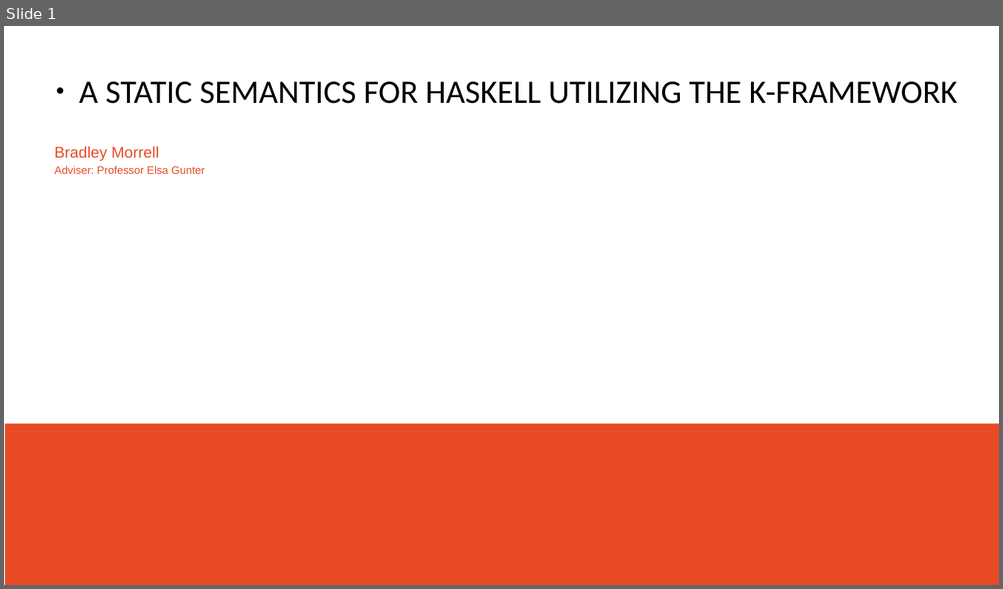
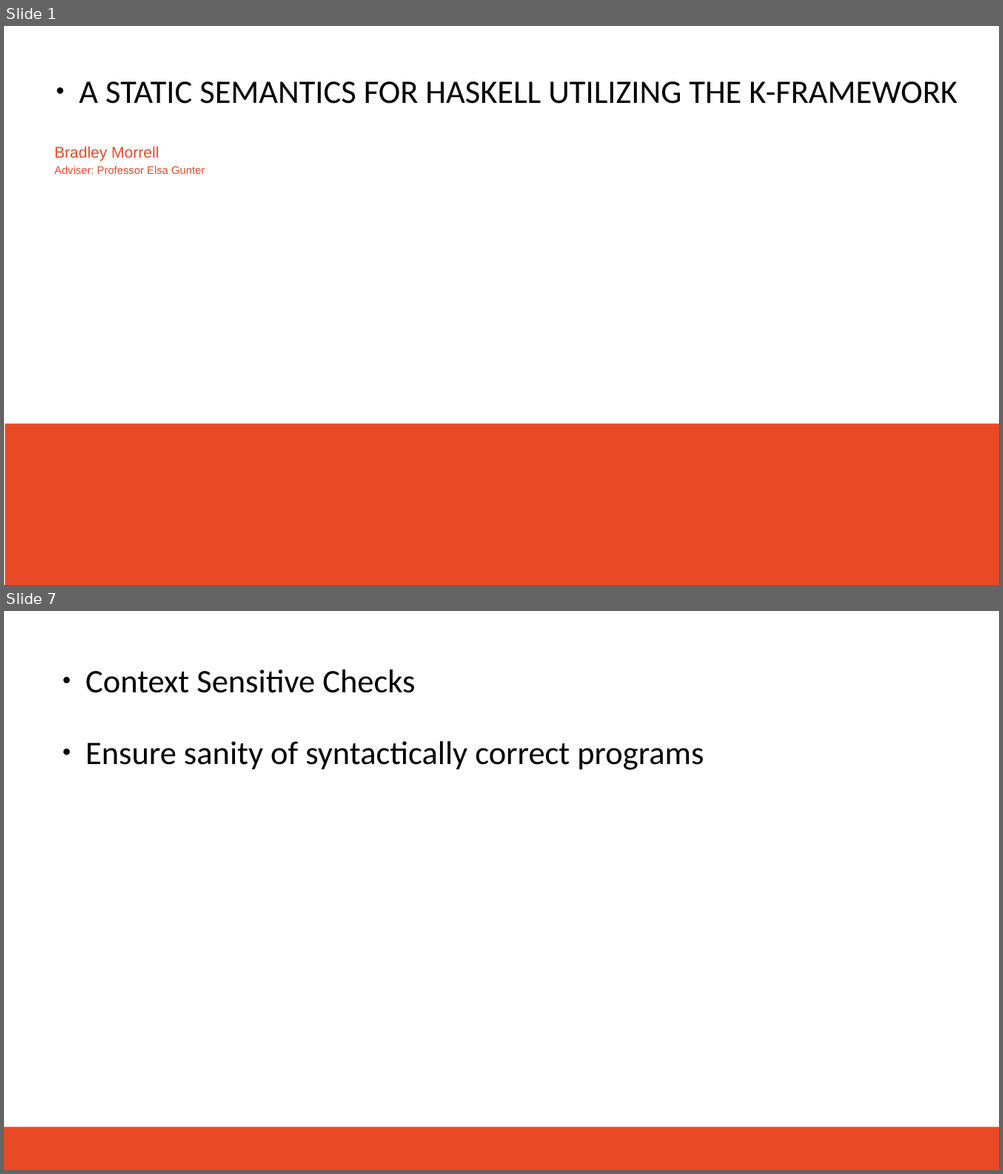
Before and after one commit to brrmorre/SeniorThesis, a slide deck: presentation/presentation.odp. Shown one above the other, each under a label of ours: slide 1 before the commit, slides 1 and 7 after it; the slides between them are not shown. The pictures are 1003x589 and 1003x1174 pixels, drawn with LibreOffice and Linux fonts; fonts in the diff are those of the drawing; background and template pictures are left out. Boxes give left, top, right and bottom in pixels: in the first picture for what was removed or moved away, otherwise in the second. Text is boxed around its words. In the diff, an @@ line names an element or a change of style, - is before the commit and + after.

```diff
--- a/presentation/presentation.odp
+++ b/presentation/presentation.odp
@@ slide 7 added at box(4, 611, 999, 1170), background #FFFFFF @@
@@ text added at box(85, 669, 415, 693), 36 pt, text #000000 @@
+● Context Sensitive Checks
@@ text added at box(85, 741, 703, 770), 36 pt, text #000000 @@
+● Ensure sanity of syntactically correct programs
@@ rectangle added at box(4, 1127, 999, 1170), fill #E84A26 @@
```
Also in this commit, not shown: 4 slides changed, 3 other slides added, 1 slide removed, 1 other file.
